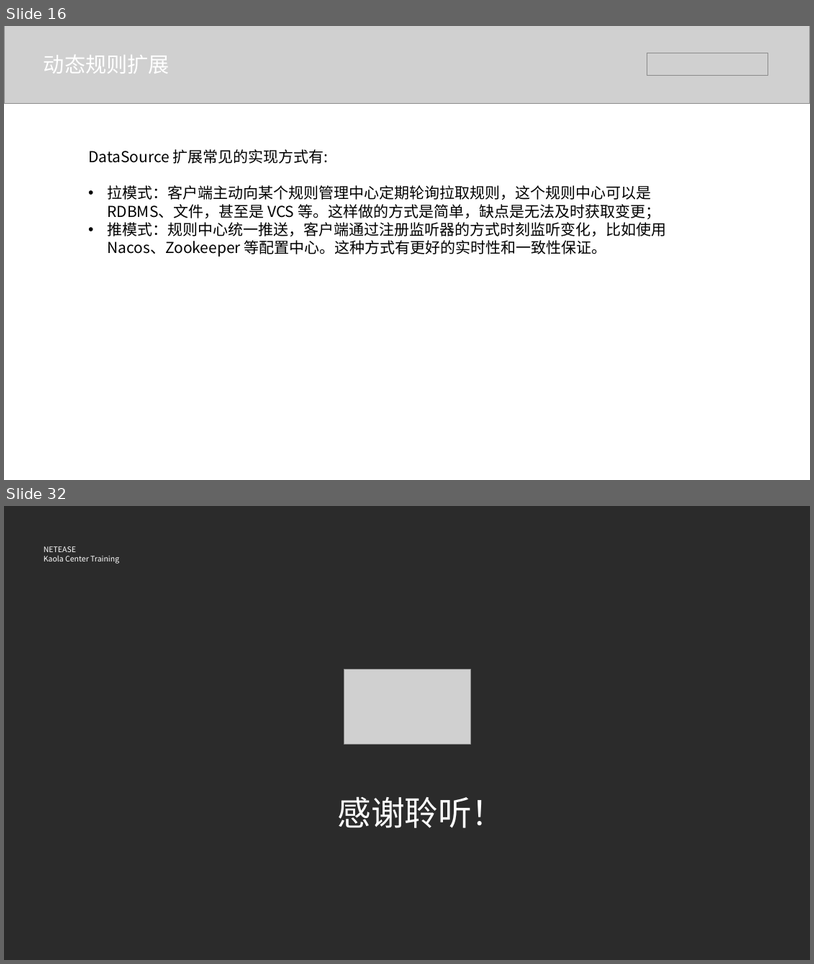
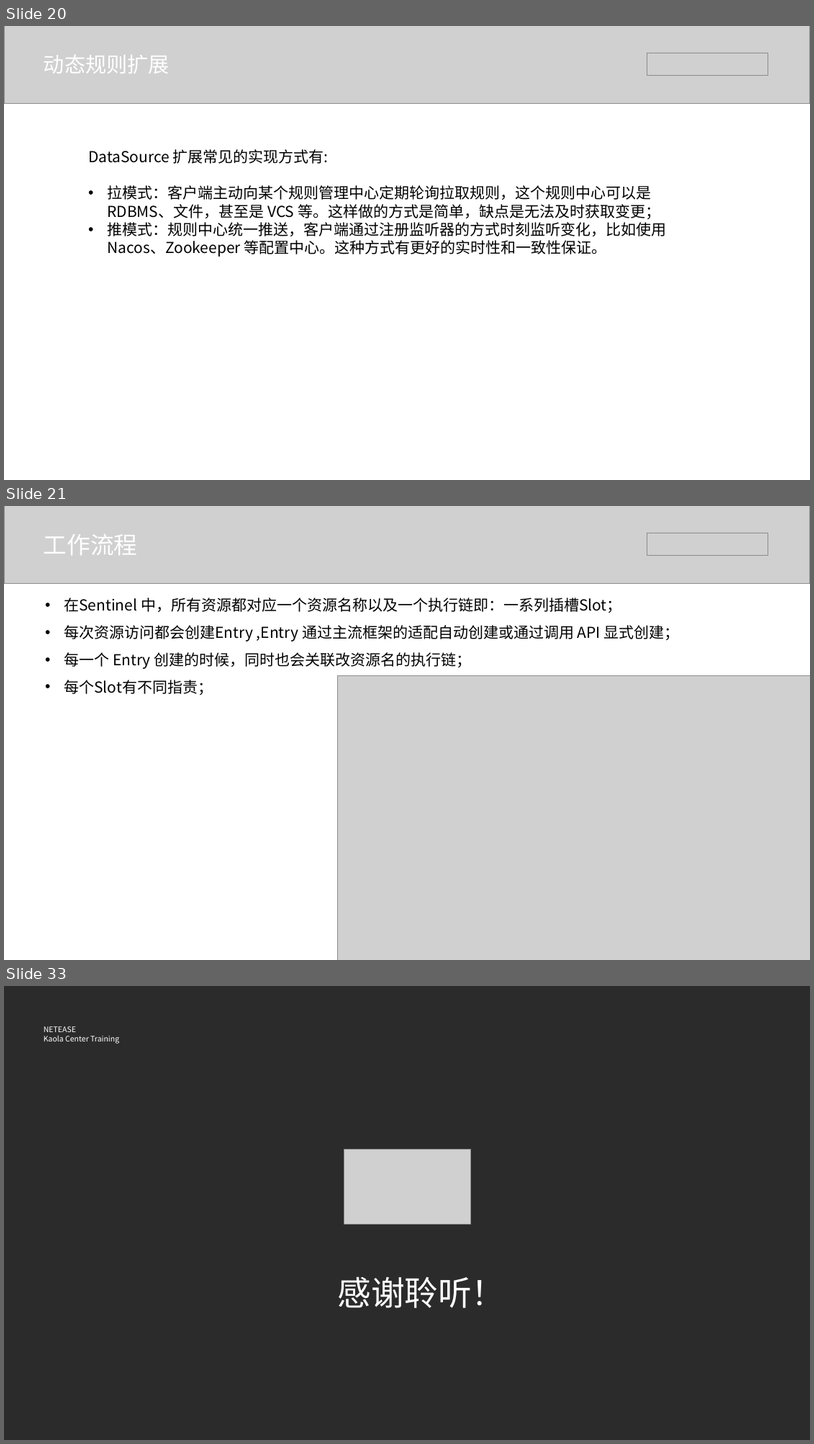
Before and after one commit to BraveMing/transfer-station, a slide deck: Sentinel基本原理.pptx. Shown one above the other, each under a label of ours: slides 16 and 32 before the commit, slides 20, 21 and 33 after it; the slides between them are not shown. The pictures are 814x964 and 814x1444 pixels, drawn with LibreOffice and Linux fonts; fonts in the diff are those of the drawing; grey boxes stand for pictures; background and template pictures are left out; a plain dark background stands for a picture behind light text. Boxes give left, top, right and bottom in pixels: in the first picture for what was removed or moved away, otherwise in the second. Text is boxed around its words. In the diff, an @@ line names an element or a change of style, - is before the commit and + after.

```diff
--- a/Sentinel基本原理.pptx
+++ b/Sentinel基本原理.pptx
@@ slide 21 added at [4,506,810,960], background #FFFFFF @@
@@ picture added at [4,506,810,584] @@
@@ text added at [44,534,138,555], 28 pt, text #FFFFFF @@
+工作流程
@@ picture added at [647,533,769,556] @@
@@ text added at [64,597,680,695], 18 pt, text #000000 @@
+• 在Sentinel 中，所有资源都对应一个资源名称以及一个执行链即：一系列插槽Slot；
+• 每次资源访问都会创建Entry ,Entry 通过主流框架的适配自动创建或通过调用 API 显式创建；
+• 每一个 Entry 创建的时候，同时也会关联改资源名的执行链；
+• 每个Slot有不同指责；
@@ picture added at [338,675,810,960] @@
@@ what was slide 16 is now slide 20 @@
@@ what was slide 32 is now slide 33 @@
```
Also in this commit, not shown: 5 slides changed, 13 other slides added, 13 slides removed, 1 other file.
